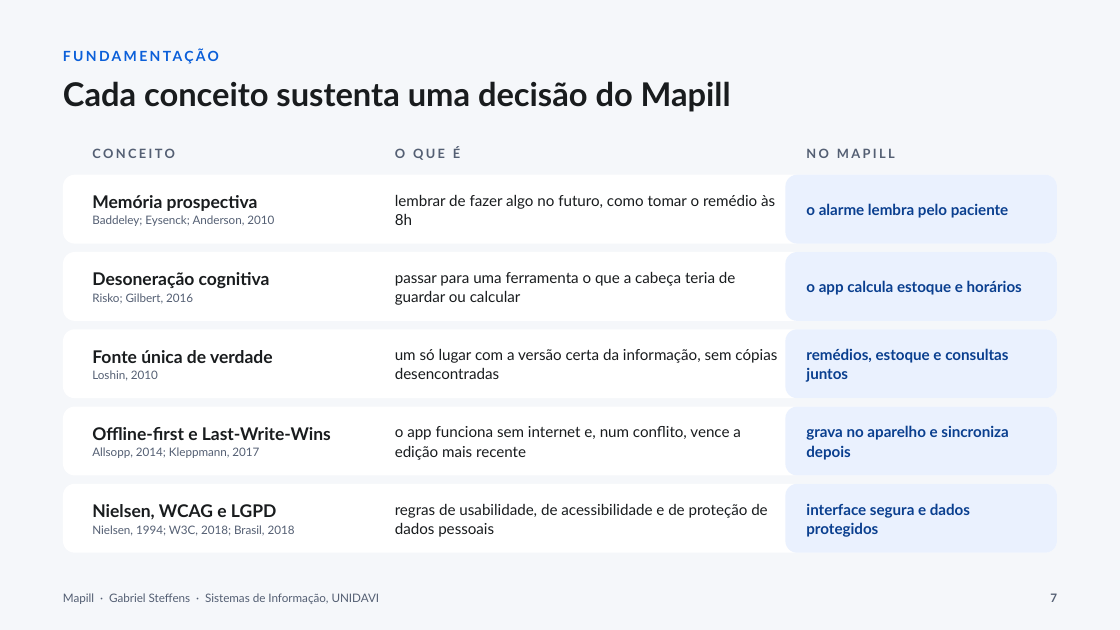
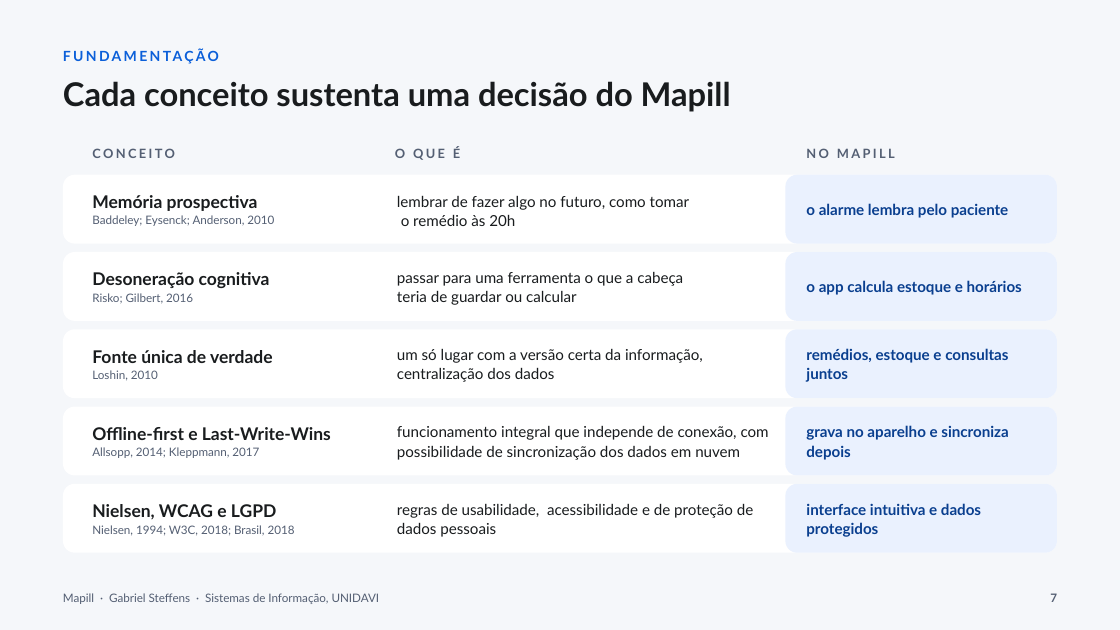
Before and after one commit to gabste8831/Mapill-Health-App, a slide deck: slide 7 of docs/tcc/apresentacao-mapill.pptx. Drawn at 1120x630 pixels with LibreOffice and Linux fonts; fonts in the diff are those of the drawing. Boxes give left, top, right and bottom in pixels: in the first picture for what was removed or moved away, otherwise in the second. Text is boxed around its words. In the diff, an @@ line names an element or a change of style, - is before the commit and + after.

```diff
--- a/docs/tcc/apresentacao-mapill.pptx
+++ b/docs/tcc/apresentacao-mapill.pptx
@@ text at <box>397,196,689,226</box>: text changed @@
-lembrar de fazer algo no futuro, como tomar o remédio às 8h
+lembrar de fazer algo no futuro, como tomar
+o remédio às 20h
@@ text at <box>397,272,683,305</box>: text changed @@
-passar para uma ferramenta o que a cabeça teria de guardar ou calcular
+passar para uma ferramenta o que a cabeça
+teria de guardar ou calcular
@@ text at <box>397,349,703,382</box>: text changed @@
-um só lugar com a versão certa da informação, sem cópias desencontradas
+um só lugar com a versão certa da informação,
+centralização dos dados
@@ text at <box>397,426,769,460</box>: text changed @@
-o app funciona sem internet e, num conflito, vence a edição mais recente
+funcionamento integral que independe de conexão, com possibilidade de sincronização dos dados em nuvem
@@ text at <box>397,504,753,537</box>: text changed @@
-regras de usabilidade, de acessibilidade e de proteção de dados pessoais
+regras de usabilidade, acessibilidade e de proteção de dados pessoais
@@ text at <box>806,503,981,537</box>: text changed @@
-interface segura e dados protegidos
+interface intuitiva e dados protegidos
```
Also in this commit, not shown: 6 other slides changed, 1 slide removed.
